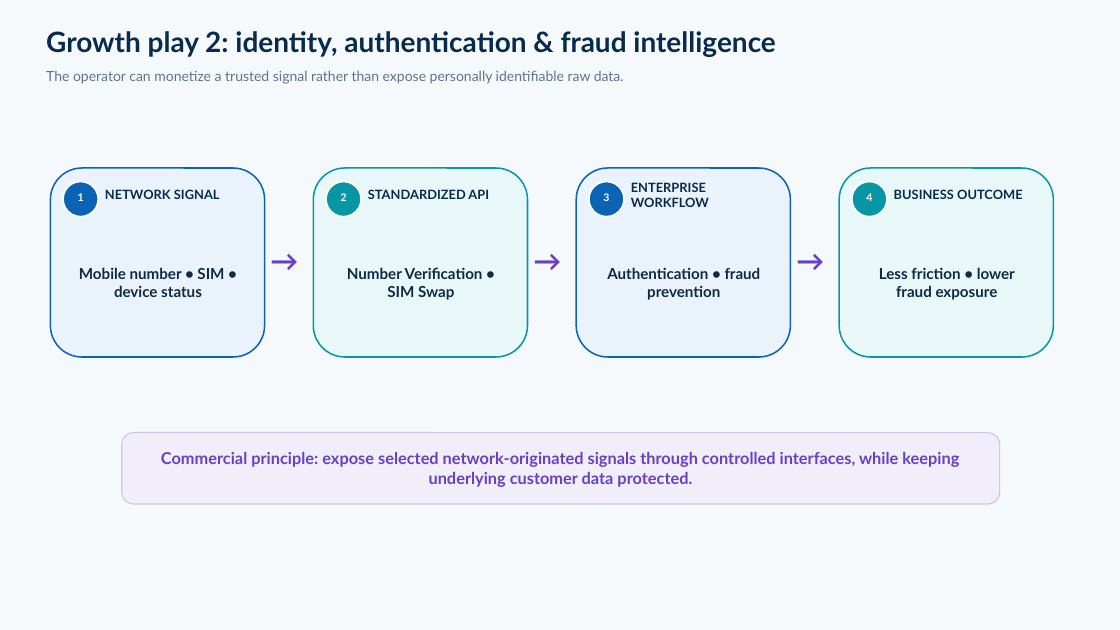
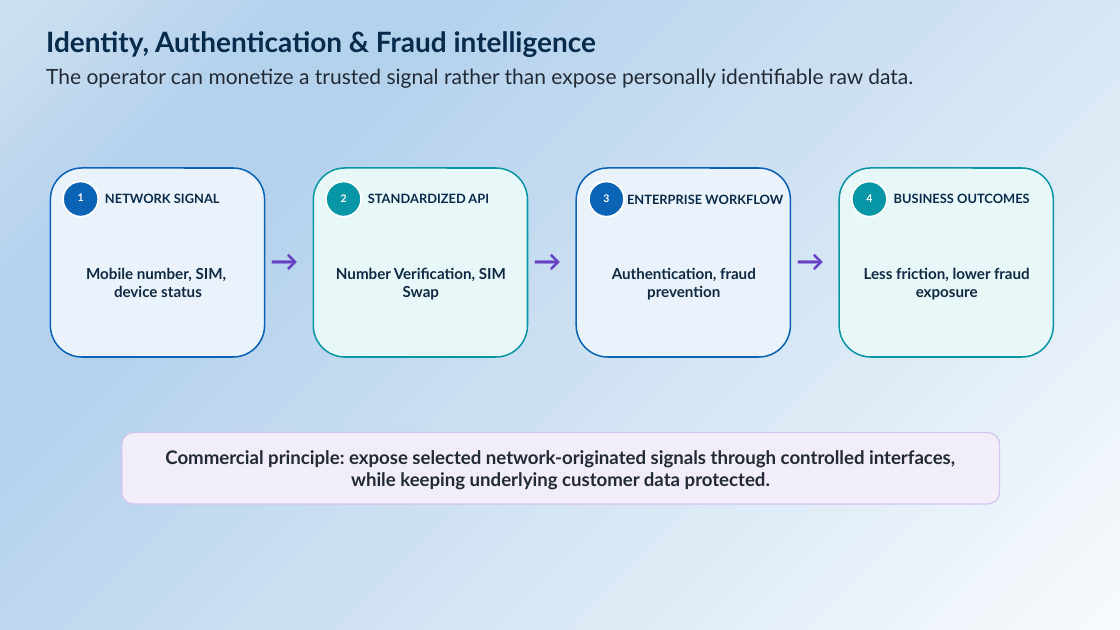
Before and after one commit to rajkamal1410/Invent-Telco-AI-Initiatives, a slide deck: slide 6 of documents/Intelligent_Telco_Infographic_Rich_Presentation.pptx (slide 8 before the commit). Drawn at 1120x630 pixels with LibreOffice and Linux fonts; fonts in the diff are those of the drawing. Boxes give left, top, right and bottom in pixels: in the first picture for what was removed or moved away, otherwise in the second. Text is boxed around its words. In the diff, an @@ line names an element or a change of style, - is before the commit and + after.

```diff
--- a/documents/Intelligent_Telco_Infographic_Rich_Presentation.pptx
+++ b/documents/Intelligent_Telco_Infographic_Rich_Presentation.pptx
@@ background #F6F9FC to gradient #F7FAFD to #B5D2EC to #CEE1F2 @@
@@ text at box(46, 31, 596, 57): text changed @@
-Growth play 2: identity, authentication & fraud intelligence
+Identity, Authentication & Fraud intelligence
@@ text "The operator can monetize a ..." at box(46, 68, 913, 88): size 12 to 18 pt, text colour #627487 to #222A35 @@
@@ text "NETWORK SIGNAL": place and size @@
-text "NETWORK SIGNAL" at box(105, 189, 220, 199)
+text "NETWORK SIGNAL" at box(105, 193, 220, 203)
@@ text "STANDARDIZED API": place and size @@
-text "STANDARDIZED API" at box(368, 189, 489, 199)
+text "STANDARDIZED API" at box(368, 193, 489, 203)
@@ text "ENTERPRISE WORKFLOW" rewrapped from box(631, 182, 709, 207) to box(627, 194, 783, 204) @@
@@ text at box(894, 193, 1030, 203): text changed @@
-BUSINESS OUTCOME
+BUSINESS OUTCOMES
@@ text at box(86, 267, 227, 297): text changed @@
-Mobile number • SIM • device status
+Mobile number, SIM, device status
@@ text at box(336, 267, 506, 300): text changed @@
-Number Verification • SIM Swap
+Number Verification, SIM Swap
@@ text at box(612, 267, 756, 300): text changed @@
-Authentication • fraud prevention
+Authentication, fraud prevention
@@ text at box(864, 267, 1030, 300): text changed @@
-Less friction • lower fraud exposure
+Less friction, lower fraud exposure
@@ text "Commercial principle: expose selected network-originated ..." at box(165, 450, 955, 490): size 14 to 16 pt, text colour #6741C4 to #222A35 @@
```
Also in this commit, not shown: 13 other slides changed, 1 slide removed, 7 other files.
